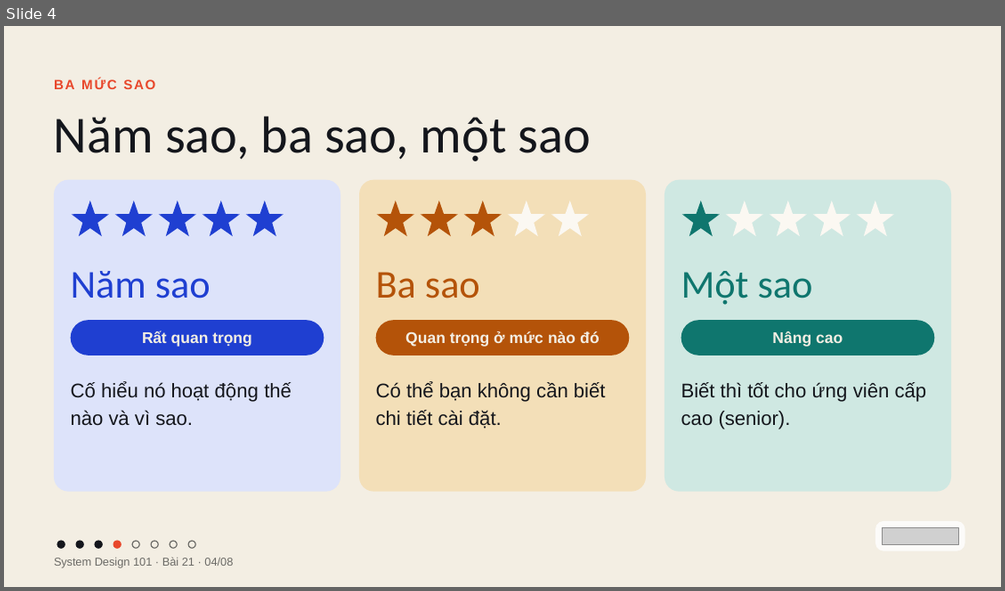
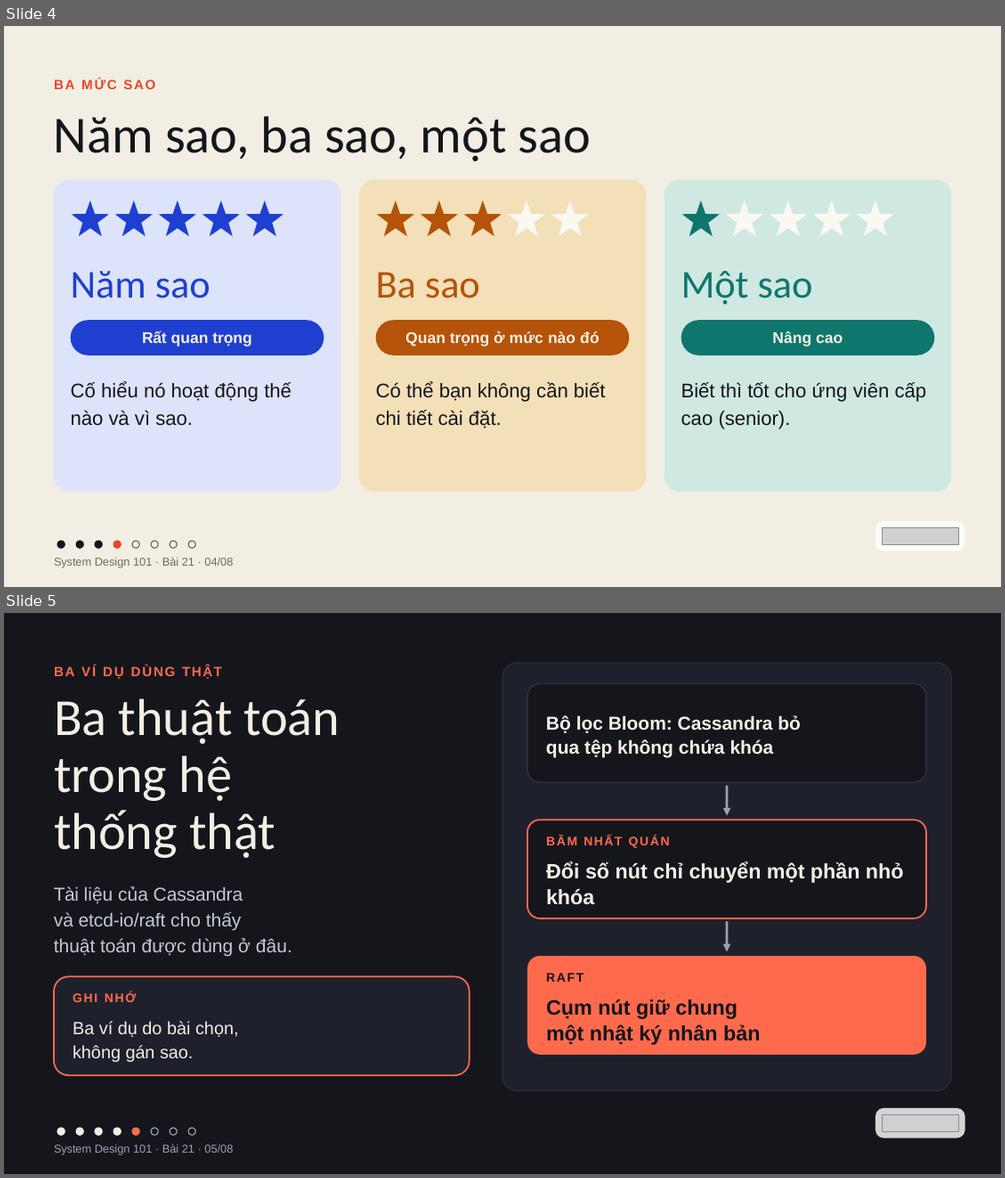
Before and after one commit to vohoailinh90/tool-marketing-studio, a slide deck: system-design-101/vi/lessons/sd-10-021/slides/sd-10-021.pptx. Shown one above the other, each under a label of ours: slide 4 before the commit, slides 4 and 5 after it. The pictures are 1005x591 and 1005x1178 pixels, drawn with LibreOffice and Linux fonts; fonts in the diff are those of the drawing; grey boxes stand for pictures. Boxes give left, top, right and bottom in pixels: in the first picture for what was removed or moved away, otherwise in the second. Text is boxed around its words. In the diff, an @@ line names an element or a change of style, - is before the commit and + after.

```diff
--- a/system-design-101/vi/lessons/sd-10-021/slides/sd-10-021.pptx
+++ b/system-design-101/vi/lessons/sd-10-021/slides/sd-10-021.pptx
@@ slide 5 added at (4, 613, 1001, 1174), background #14161C @@
@@ text added at (182, 665, 222, 679), 19.5 pt, text #FF6A4D, bold @@
+BA VÍ DỤ DÙNG THẬT
@@ rounded rectangle added at (502, 663, 951, 1090), fill #1E212B, outline #2A2E3B 1.5 pt @@
@@ rounded rectangle added at (527, 684, 926, 782), fill #14161C, outline #2A2E3B 2.25 pt @@
@@ text added at (54, 698, 340, 858), 75 pt, text #F3EEE3 @@
+Ba thuật toán
+trong hệ
+thống thật
@@ text added at (546, 715, 801, 758), 27 pt, text #F3EEE3, bold @@
+Bộ lọc Bloom: Cassandra bỏ qua tệp không chứa khóa
@@ arrow added from (727, 786) to (727, 815), #9AA0B5 3.75 pt @@
@@ rounded rectangle added at (527, 819, 926, 918), fill #14161C, outline #FF6A4D 2.25 pt @@
@@ text added at (546, 835, 670, 848), 18 pt, text #FF6A4D, bold @@
+BĂM NHẤT QUÁN
@@ text added at (546, 862, 904, 905), 30 pt, text #F3EEE3, bold @@
+Đổi số nút chỉ chuyển một phần nhỏ khóa
@@ text added at (54, 886, 292, 957), 27 pt, text #C4C8D6 @@
+Tài liệu của Cassandra
+và etcd-io/raft cho thấy
+thuật toán được dùng ở đâu.
@@ arrow added from (727, 922) to (727, 951), #9AA0B5 3.75 pt @@
@@ rounded rectangle added at (527, 956, 926, 1054), fill #FF6A4D @@
@@ rounded rectangle added at (54, 976, 469, 1075), fill #1E212B, outline #FF6A4D 2.25 pt @@
@@ text added at (546, 973, 583, 981), 18 pt, text #14161C, bold @@
+RAFT
@@ text added at (73, 992, 137, 1002), 18 pt, text #FF6A4D, bold @@
+GHI NHỚ
@@ text added at (546, 999, 760, 1045), 30 pt, text #14161C, bold @@
+Cụm nút giữ chung
+một nhật ký nhân bản
@@ text added at (73, 1021, 239, 1062), 25.5 pt, text #F3EEE3 @@
+Ba ví dụ do bài chọn,
+không gán sao.
@@ rounded rectangle added at (875, 1108, 965, 1138), fill #FFFFFF at 82% opacity @@
@@ picture added at (882, 1114, 958, 1131) @@
@@ text added at (54, 1143, 233, 1155), 16.5 pt, text #9AA0B5 @@
+System Design 101 · Bài 21 · 05/08
@@ ellipse added at (57, 1127, 65, 1135), fill #F3EEE3, outline #F3EEE3 1.5 pt @@
@@ ellipse added at (76, 1127, 84, 1135), fill #F3EEE3, outline #F3EEE3 1.5 pt @@
@@ ellipse added at (95, 1127, 102, 1135), fill #F3EEE3, outline #F3EEE3 1.5 pt @@
@@ ellipse added at (113, 1127, 121, 1135), fill #F3EEE3, outline #F3EEE3 1.5 pt @@
@@ ellipse added at (132, 1127, 139, 1135), fill #FF6A4D, outline #FF6A4D 1.5 pt @@
@@ ellipse added at (151, 1127, 159, 1135), fill #14161C, outline #9AA0B5 1.5 pt @@
@@ ellipse added at (170, 1127, 177, 1135), fill #14161C, outline #9AA0B5 1.5 pt @@
@@ ellipse added at (188, 1127, 196, 1135), fill #14161C, outline #9AA0B5 1.5 pt @@
```
Also in this commit, not shown: 5 slides changed, 1 slide removed, 4 other files.
